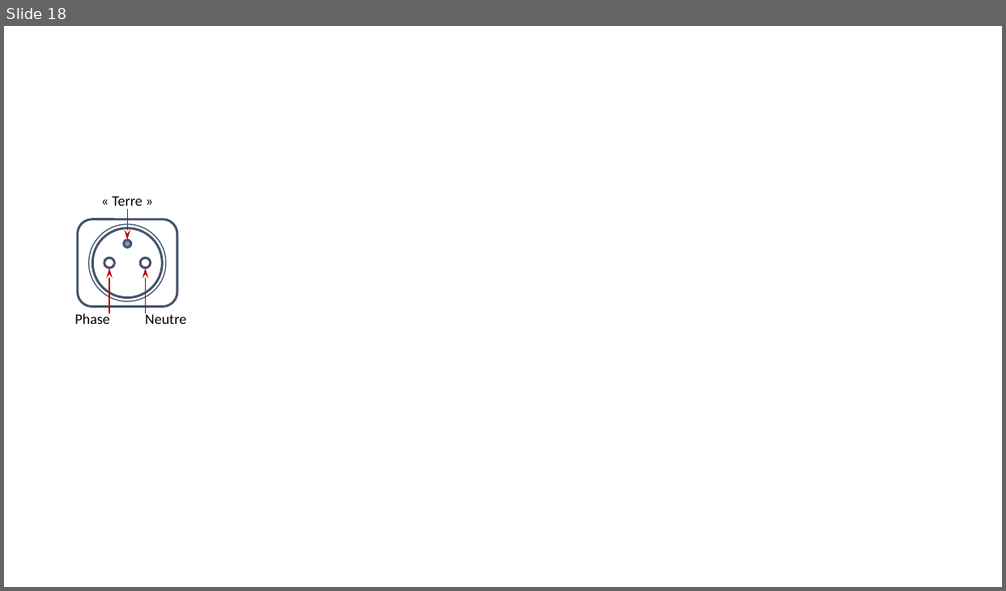
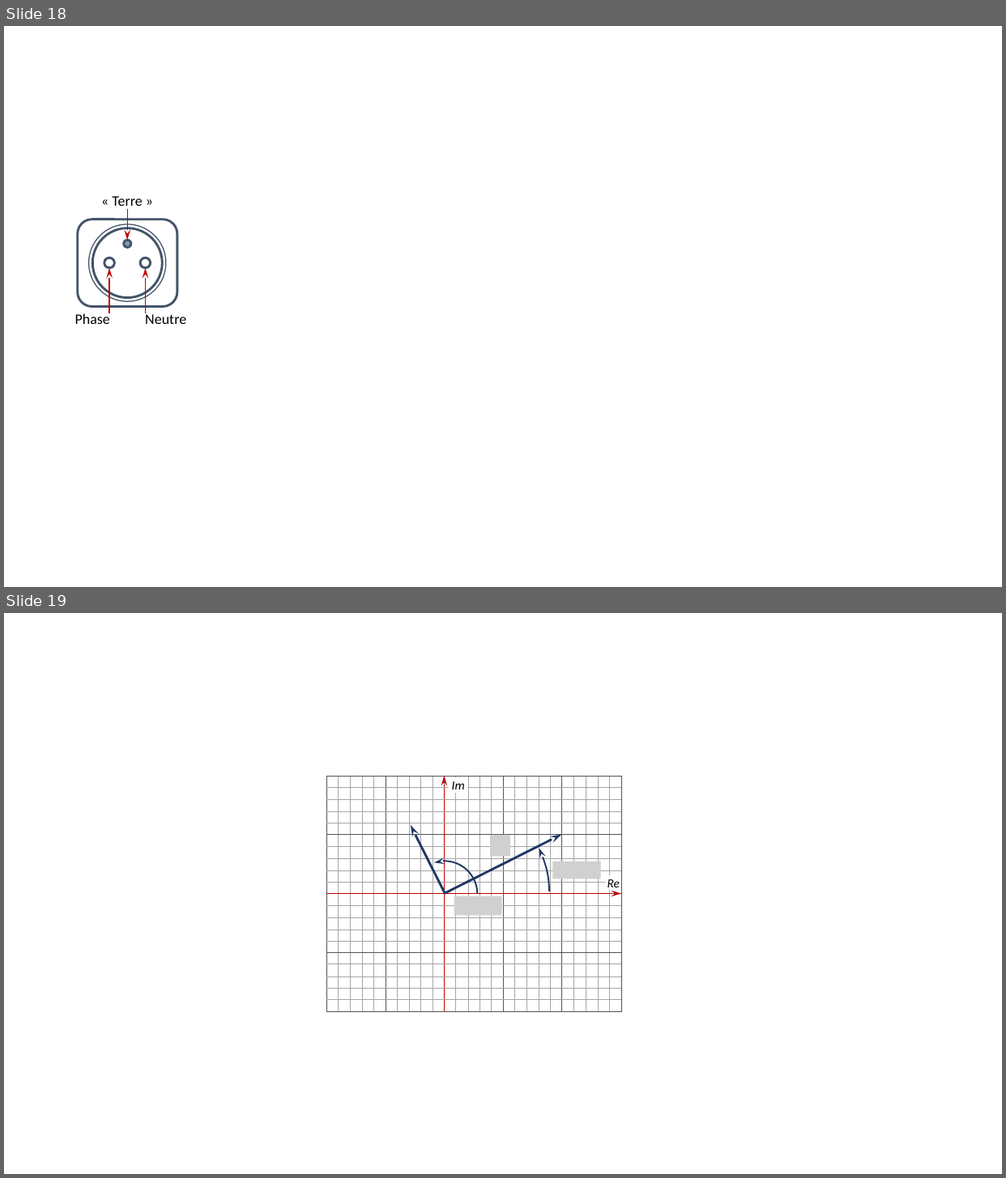
Before and after one commit to xpessoles/PT_GenieElectrique, a slide deck: 04_SourceSinusoidale/04_SourceSinusoidale.pptx. Shown one above the other, each under a label of ours: slide 18 before the commit, slides 18 and 19 after it. The pictures are 1006x591 and 1006x1178 pixels, drawn with LibreOffice and Linux fonts; fonts in the diff are those of the drawing; grey boxes stand for pictures; background and template pictures are left out. Boxes give left, top, right and bottom in pixels: in the first picture for what was removed or moved away, otherwise in the second. Text is boxed around its words. In the diff, an @@ line names an element or a change of style, - is before the commit and + after.

```diff
--- a/04_SourceSinusoidale/04_SourceSinusoidale.pptx
+++ b/04_SourceSinusoidale/04_SourceSinusoidale.pptx
@@ slide 19 added at (x1=4, y1=613, x2=1002, y2=1174), background #FFFFFF @@
@@ arrow added from (444, 1012) to (444, 776), #C00000 1 pt @@
@@ text added at (x1=452, y1=781, x2=465, y2=794), 12 pt, text #000000, italic @@
+Im
@@ group added at (x1=338, y1=776, x2=551, y2=1012): 16 lines @@
@@ group added at (x1=573, y1=776, x2=609, y2=1012): 4 lines @@
@@ arc (boxed as its full ellipse) added at (x1=339, y1=789, x2=550, y2=999), outline #203864 1.5 pt @@
@@ arrow added from (444, 893) to (411, 825), #203864 2.25 pt @@
@@ group added at (x1=326, y1=776, x2=621, y2=1012): 7 lines, 1 rectangle @@
@@ arrow added from (444, 894) to (562, 835), #203864 2.25 pt @@
@@ picture added at (x1=491, y1=835, x2=511, y2=857) @@
@@ arc (boxed as its full ellipse) added at (x1=411, y1=861, x2=477, y2=926), outline #203864 1.5 pt @@
@@ picture added at (x1=552, y1=862, x2=601, y2=879) @@
@@ rectangle added at (x1=606, y1=875, x2=621, y2=891), fill #FFFFFF, 12 pt, text #000000, italic @@
+Re
@@ arrow added from (326, 894) to (621, 894), #C00000 1 pt @@
@@ picture added at (x1=454, y1=896, x2=502, y2=915) @@
@@ group added at (x1=326, y1=787, x2=621, y2=1000): 16 lines @@
```
Also in this commit, not shown: 1 slide changed, 2 other slides added, 2 other files.
